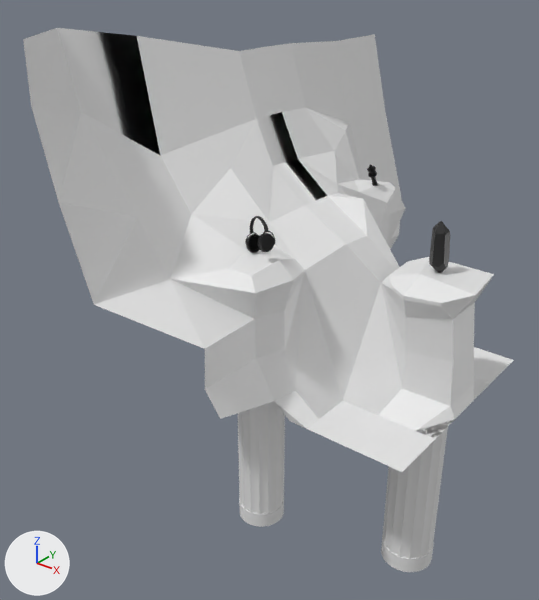
The glTF model public/scene.glb, before and after one commit.
Camera for both pictures: a 50 mm camera at (26.6, -57.1, 28.2) aimed at (-16.5, -3.2, -5.3). Every picture has the same lights, and +X, +Y and +Z are marked at lower left. Where no turn or scale is listed for an object, it has been applied to the vertices.

The older version as bpy lines, for what is in view:
```python
me_cylinder_006 = bpy.data.meshes.new('Cylinder.006')
me_cylinder_006.from_pydata(...)  # 672 vertices, 1340 faces; spans x -2.9..2.9, y -2.9..2.9, z -12.9..14.6
me_cylinder_006.materials.append(mat_granit)  # white #e7e7e7
me_cylinder_013 = bpy.data.meshes.new('Cylinder.013')
me_cylinder_013.from_pydata(...)  # 672 vertices, 1340 faces; spans x -3.4..3.4, y -3.4..3.4, z -15.1..17.0
me_cylinder_013.materials.append(mat_granit)  # white #e7e7e7
me_plane_006 = bpy.data.meshes.new('Plane.006')
me_plane_006.from_pydata(...)  # 152 vertices, 262 faces; spans x -21.2..11.9, y -24.5..25.4, z 0.0..33.2
ob_column_01 = bpy.data.objects.new('Column_01', me_cylinder_006)
ob_column_01.location = (-12.2, -9.9, -13.2)
ob_column_03 = bpy.data.objects.new('Column_03', me_cylinder_013)
ob_column_03.location = (0.0, 0.0, -17.0)
ob_raycast_01 = bpy.data.objects.new('Raycast_01', me_plane_006)
ob_raycast_01.location = (-7.4, 0.0, -11.6)
# also in view: 'Crystal_02' at (0.0, 0.1, 3.6)
```
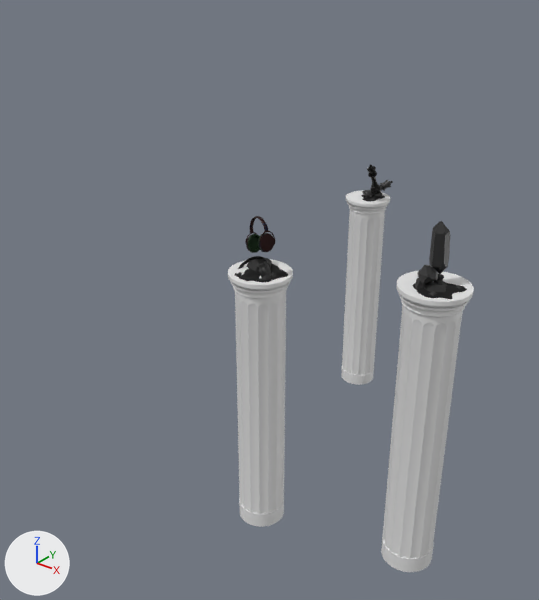
Pixel boxes [x1, y1, x2, y2] of what changed, in the pictures (539 x 600 px):
'Raycast_01', deleted: before [23, 28, 514, 472]
'Crystal_disable', added: after [417, 265, 438, 284]
'HeadSet_disable', added: after [235, 256, 271, 277]
'Rock_08', added: after [246, 258, 272, 272]
'Rock_05', added: after [424, 282, 446, 292]
'Queen_disable', added: after [362, 180, 393, 198]
'Rock_06', added: after [415, 277, 425, 289]
'Rock_09', added: after [259, 273, 271, 281]
'Column_03', unchanged, uncovered by the edit: before [381, 427, 448, 572]; after [381, 271, 474, 572]
'Column_02', unchanged, uncovered by the edit: after [342, 190, 390, 385]

Diff of the bpy script that builds the scene:
```diff
--- a/public/scene.glb.py
+++ b/public/scene.glb.py
@@ me_curve_007_002 @@
+me_curve_007_002.from_pydata(...)  # 2536 vertices, 5044 faces; spans x -1.43..1.1, y -1.61..1.25, z -1.23..0.95
+me_curve_007_002.materials.append(mat_stone)  # black #3b3b3b
@@ me_cube @@
+me_cube.from_pydata(...)  # 20 vertices, 36 faces; spans x -0.528..0.413, y -0.526..0.56, z -0.288..0.473
+me_cube.materials.append(mat_mergerock)  # black #2c2c2c
@@ me_circle_003_001 @@
+me_circle_003_001.from_pydata(...)  # 3434 vertices, 6812 faces; spans x -1.62..2.01, y -1.92..1.43, z -1.33..1.24
+me_circle_003_001.materials.append(mat_headset)  # black #222222
@@ me_icosphere_001 @@
+me_icosphere_001.from_pydata(...)  # 29 vertices, 54 faces; spans x -1.05..1.31, y -1.01..1.57, z -0.56..0.64
+me_icosphere_001.materials.append(mat_mergerock)  # black #2c2c2c
@@ me_cylinder_001 @@
+me_cylinder_001.from_pydata(...)  # 33 vertices, 62 faces; spans x -0.86..1.69, y -3.46..1.2, z -0.72..1.77
+me_cylinder_001.materials.append(mat_stone)  # black #3b3b3b
@@ me_cube_003 @@
+me_cube_003.from_pydata(...)  # 17 vertices, 30 faces; spans x -1.88..-0.72, y -0.32..1.18, z -1.18..0.82
+me_cube_003.materials.append(mat_mergerock)  # black #2c2c2c
@@ me_icosphere @@
+me_icosphere.from_pydata(...)  # 24 vertices, 44 faces; spans x -1.02..1.32, y -1.18..1.09, z -0.82..0.55
+me_icosphere.materials.append(mat_mergerock)  # black #2c2c2c
@@ ob_raycast_01 @@
-ob_raycast_01 = bpy.data.objects.new('Raycast_01', me_plane_006)
-ob_raycast_01.location = (-7.4, 0.0, -11.6)
@@ ob_queen_disable @@
+ob_queen_disable = bpy.data.objects.new('Queen_disable', me_curve_007_002)
+ob_queen_disable.location = (-12.4, 10.3, 4.0)
@@ ob_rock_09 @@
+ob_rock_09 = bpy.data.objects.new('Rock_09', me_cube)
+ob_rock_09.location = (-10.8, -10.9, 1.5)
@@ ob_headset_disable @@
+ob_headset_disable = bpy.data.objects.new('HeadSet_disable', me_circle_003_001)
+ob_headset_disable.location = (-12.6, -10.5, 1.4)
@@ ob_rock_08 @@
+ob_rock_08 = bpy.data.objects.new('Rock_08', me_icosphere_001)
+ob_rock_08.location = (-13.0, -9.2, 1.5)
@@ ob_crystal_disable @@
+ob_crystal_disable = bpy.data.objects.new('Crystal_disable', me_cylinder_001)
+ob_crystal_disable.location = (-1.1, 1.1, 0.5)
@@ ob_rock_06 @@
+ob_rock_06 = bpy.data.objects.new('Rock_06', me_cube_003)
+ob_rock_06.location = (0.5, -1.6, 0.2)
@@ ob_rock_05 @@
+ob_rock_05 = bpy.data.objects.new('Rock_05', me_icosphere)
+ob_rock_05.location = (0.3, -0.9, 0.2)
```
